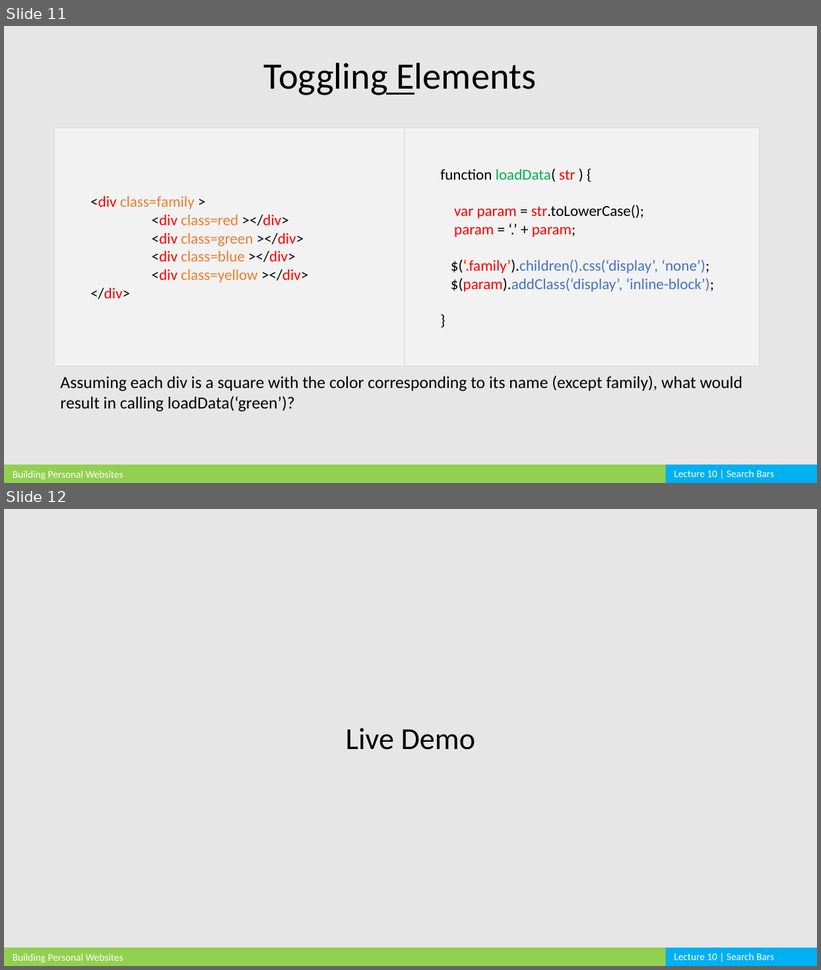
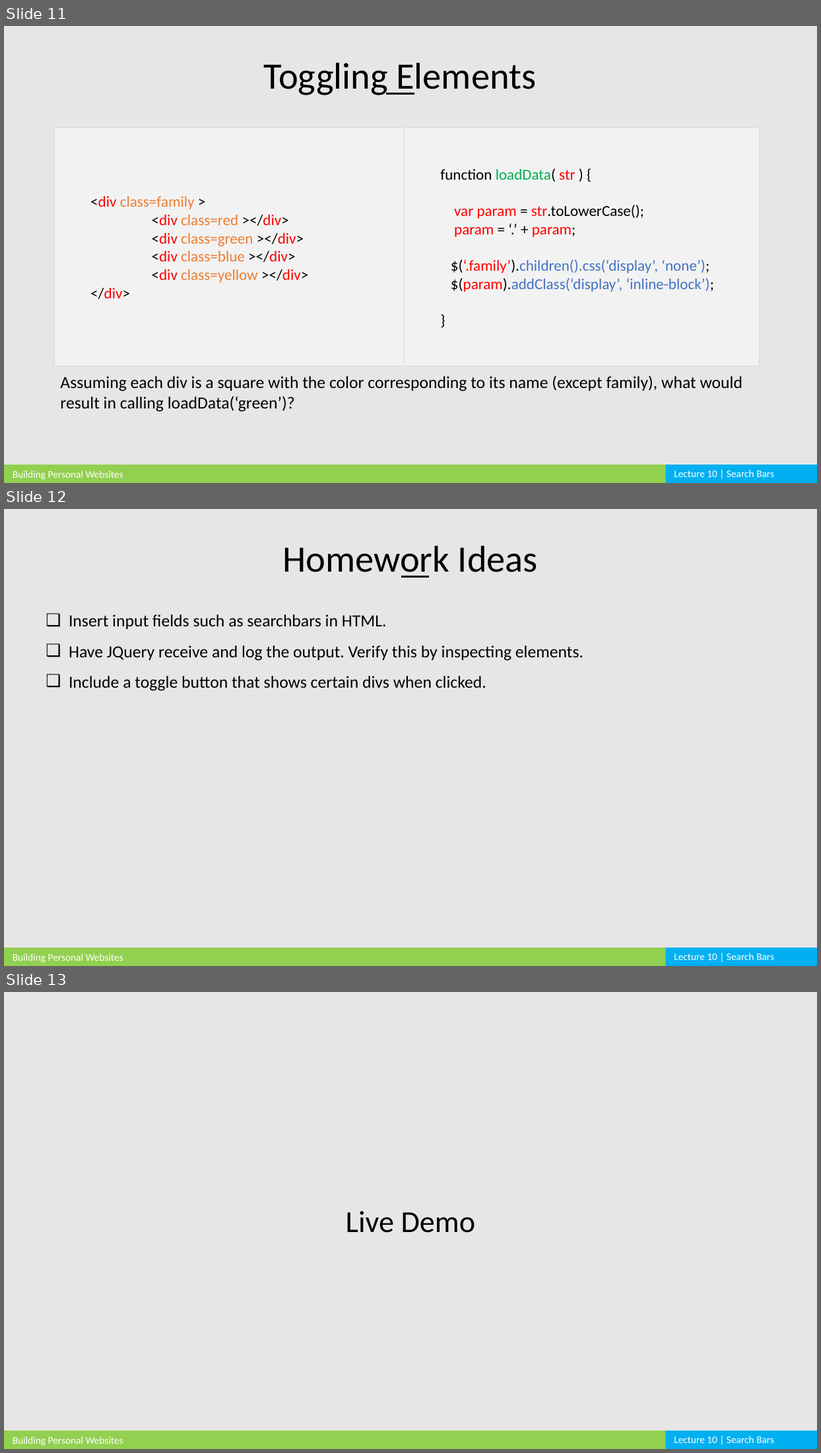
Before and after one commit to cardadfar/stuco_webdev_website, a slide deck: assets/lectures/BPW_Lecture_10.pptx. Shown one above the other, each under a label of ours: slides 11 and 12 before the commit, slides 11, 12 and 13 after it. The pictures are 821x970 and 821x1453 pixels, drawn with LibreOffice and Linux fonts; fonts in the diff are those of the drawing. Boxes give left, top, right and bottom in pixels: in the first picture for what was removed or moved away, otherwise in the second. Text is boxed around its words. In the diff, an @@ line names an element or a change of style, - is before the commit and + after.

```diff
--- a/assets/lectures/BPW_Lecture_10.pptx
+++ b/assets/lectures/BPW_Lecture_10.pptx
@@ slide 12 added at (4, 509, 817, 966), background #E7E6E6 @@
@@ text added at (283, 545, 538, 578), 44 pt, text #000000 @@
+Homework Ideas
@@ line added from (401, 577) to (429, 577), #000000 2.25 pt @@
@@ text added at (69, 615, 583, 691), 20 pt, text #000000 @@
+❑ Insert input fields such as searchbars in HTML.
+❑ Have JQuery receive and log the output. Verify this by inspecting elements.
+❑ Include a toggle button that shows certain divs when clicked.
@@ rectangle added at (4, 948, 669, 966), fill #92D050 @@
@@ text added at (13, 954, 123, 963), 12 pt, text #FFFFFF @@
+Building Personal Websites
@@ rectangle added at (666, 948, 817, 966), fill #00B0F0 @@
@@ text added at (674, 953, 774, 960), 12 pt, text #FFFFFF @@
+Lecture 10 | Search Bars
@@ what was slide 12 is now slide 13 @@
```
Also in this commit, not shown: 11 other files.
